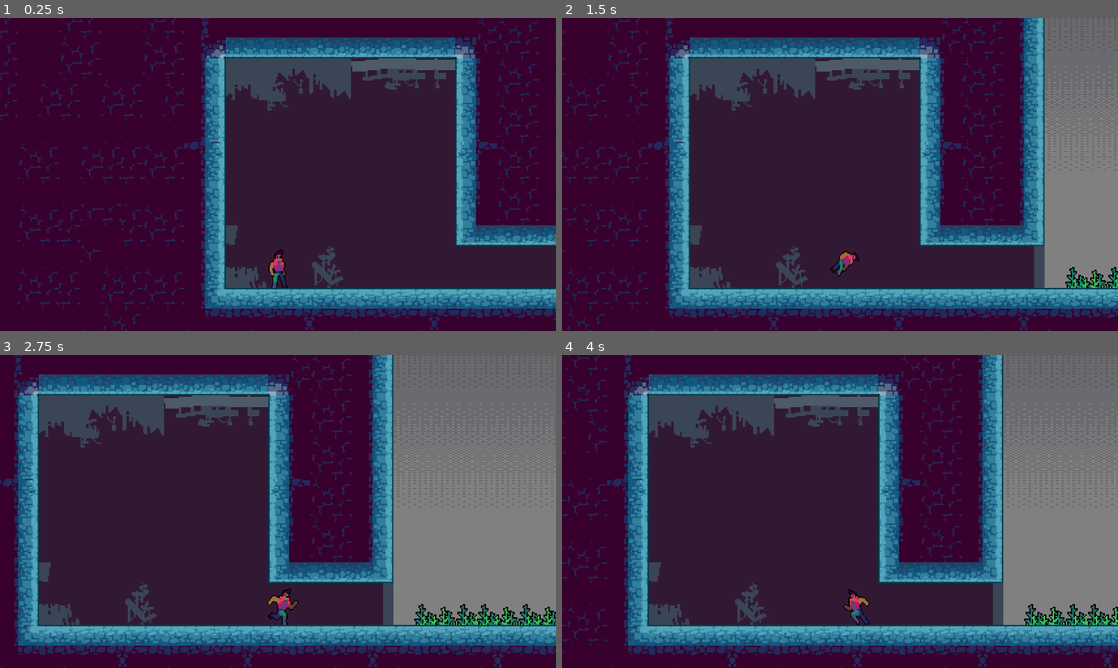
Above: before the commit, frames 1-4 (two rows, left to right).
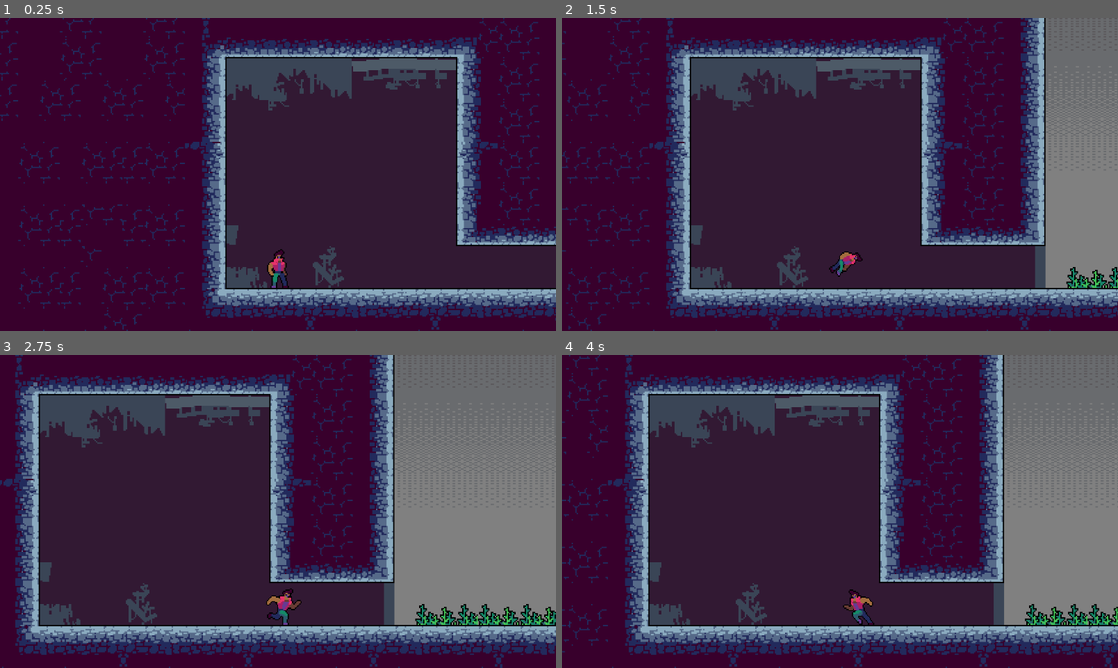
Above: after the commit, the same moments.

Repository: JajoScript/Jermaine
Game: Godot game, scene res://src/levels/Mundo 02/mundo_02.tscn
Same seed, same stepped clock (60 frames per second), same inputs: the game is played once before the commit and once after it. This scene is started directly instead of the project's main scene.
Inputs (mouse positions are in pixels of both pictures, inside the frame that each line leads up to):
- Up to frame 1 (0.25 s): no input
- Up to frame 2 (1.5 s): tap Enter at 0.5 s; move the mouse to (962, 158) at 0.52 s; hold D (move_right) 0.53-1.28 s; tap E (interact) at 0.6, 1.35 s; move the mouse to (728, 190) at 1.27 s; hold S (move_down) from 1.28 s (still down)
- Up to frame 3 (2.75 s): move the mouse to (333, 442) at 2.02 s; release S (move_down) at 2.03 s; hold D (move_right) from 2.03 s (still down); tap E (interact) at 2.1 s
- Up to frame 4 (4 s): move the mouse to (812, 574) at 2.77 s; release D (move_right) at 2.78 s; hold Space (move_up) 2.78-3.53 s; tap E (interact) at 2.85, 3.6 s; move the mouse to (1006, 558) at 3.52 s; hold A (move_left) from 3.53 s (still down)

The runs differ from the first frame. In frame 1, 15% of the frame differs, in the area x 0-100%, y 0-100%; in frame 2, 20%; in frame 3, 21%; in frame 4, 20%.

Commit message:
cambios rapidos

Diff:
--- a/project.godot
+++ b/project.godot
@@ -60,6 +60,8 @@
 [layer_names]
 
 2d_physics/layer_2="interactions"
+2d_physics/layer_3="detections"
+2d_physics/layer_4="attacks"
 
 [rendering]
 
--- a/src/characters/jermaine/jermaine.tscn
+++ b/src/characters/jermaine/jermaine.tscn
@@ -162,6 +162,11 @@
 "name": &"Attack",
 "speed": 5.0
 }, {
+"frames": [],
+"loop": true,
+"name": &"Damage",
+"speed": 5.0
+}, {
 "frames": [{
 "duration": 1.0,
 "texture": SubResource("AtlasTexture_j71fu")
@@ -281,7 +286,7 @@
 [node name="Sprite" type="AnimatedSprite2D" parent="."]
 position = Vector2(11, -7)
 sprite_frames = SubResource("SpriteFrames_a5a7n")
-animation = &"Idle"
+animation = &"Damage"
 
 [node name="CollisionShape2D" type="CollisionShape2D" parent="."]
 shape = SubResource("RectangleShape2D_fp6jq")
@@ -291,7 +296,7 @@
 
 [node name="InteractArea" type="Area2D" parent="Interaction Components"]
 collision_layer = 0
-collision_mask = 2
+collision_mask = 14
 monitorable = false
 
 [node name="InteractCollision" type="CollisionShape2D" parent="Interaction Components/InteractArea"]
@@ -310,5 +315,8 @@
 horizontal_alignment = 1
 vertical_alignment = 1
 
+[node name="Marker2D" type="Marker2D" parent="."]
+position = Vector2(11, 0)
+
 [connection signal="area_entered" from="Interaction Components/InteractArea" to="." method="_on_interact_area_area_entered"]
 [connection signal="area_exited" from="Interaction Components/InteractArea" to="." method="_on_interact_area_area_exited"]
--- /dev/null
+++ b/src/levels/Mundo 02/mundo_02.gd
@@ -0,0 +1,20 @@
+extends Node2D
+
+@onready var enemy = $Kapedrin
+
+# Called when the node enters the scene tree for the first time.
+func _ready():
+	pass # Replace with function body.
+
+
+# Called every frame. 'delta' is the elapsed time since the previous frame.
+func _process(_delta):
+	prepare_enemy()
+
+# Funciones para el enemigo.
+func prepare_enemy():
+	var enemySprite = enemy.get_child(0)
+	enemySprite.play("ATTACK")
+
+	# Girar al enemigo.
+	enemySprite.flip_h = true;
--- a/src/levels/Mundo 02/mundo_02.tscn
+++ b/src/levels/Mundo 02/mundo_02.tscn
@@ -1,8 +1,10 @@
-[gd_scene load_steps=7 format=3 uid="uid://dlqyfq6pidt4s"]
+[gd_scene load_steps=9 format=3 uid="uid://dlqyfq6pidt4s"]
 
+[ext_resource type="Script" path="res://src/levels/Mundo 02/mundo_02.gd" id="1_wye5m"]
 [ext_resource type="PackedScene" uid="uid://ch57627pm4leb" path="res://src/characters/jermaine/jermaine.tscn" id="2_r6m5f"]
 [ext_resource type="Texture2D" uid="uid://drio5n747sfk2" path="res://src/tiles/exclusion_zone/Tileset.png" id="3_fj2ad"]
 [ext_resource type="Script" path="res://src/levels/Mundo 02/Camera2D.gd" id="3_y6n38"]
+[ext_resource type="PackedScene" uid="uid://oy8mhutq330i" path="res://src/sprites/Kapedrin/kapedrin.tscn" id="4_fkjut"]
 [ext_resource type="Texture2D" uid="uid://bitv0okpid4v7" path="res://src/backgrounds/level_02/1.png" id="4_vk3yg"]
 
 [sub_resource type="TileSetAtlasSource" id="TileSetAtlasSource_y1vx5"]
@@ -973,6 +975,7 @@
 sources/0 = SubResource("TileSetAtlasSource_y1vx5")
 
 [node name="Mundo_02" type="Node2D"]
+script = ExtResource("1_wye5m")
 
 [node name="Background" type="Node2D" parent="."]
 
@@ -987,7 +990,6 @@
 [node name="TileMap" type="TileMap" parent="Background"]
 position = Vector2(16, 0)
 tile_set = SubResource("TileSet_cv0mk")
-collision_visibility_mode = 1
 format = 2
 layer_0/tile_data = PackedInt32Array(983043, 65536, 0, 1048579, 65536, 1, 983044, 131072, 0, 1048580, 131072, 1, 983045 …(20142 unchanged characters)…
 layer_1/name = ""
@@ -999,8 +1001,11 @@
 layer_1/tile_data = PackedInt32Array(983039, 851968, 17, 851967, 851968, 15, 327679, 65536, 13, 262150, 983040, 10, 262 …(524 unchanged characters)…
 
 [node name="Jermaine" parent="." instance=ExtResource("2_r6m5f")]
-position = Vector2(40, 225)
-scale = Vector2(0.719999, 0.874826)
+position = Vector2(40, 226)
+scale = Vector2(0.82146, 0.874826)
+
+[node name="Kapedrin" parent="." instance=ExtResource("4_fkjut")]
+position = Vector2(488, 216)
 
 [node name="Camera2D" type="Camera2D" parent="."]
 position = Vector2(246, 153)
--- /dev/null
+++ b/src/sprites/Kapedrin/kapedrin.gd
@@ -0,0 +1,16 @@
+extends Node2D
+
+
+# Called when the node enters the scene tree for the first time.
+func _ready():
+	pass # Replace with function body.
+
+
+# Called every frame. 'delta' is the elapsed time since the previous frame.
+func _process(_delta):
+	pass
+
+
+func _on_mouse_entered():
+	print("Mouse entered")
+	pass # Replace with function body.
--- /dev/null
+++ b/src/sprites/Kapedrin/kapedrin.tscn
@@ -0,0 +1,155 @@
+[gd_scene load_steps=23 format=3 uid="uid://oy8mhutq330i"]
+
+[ext_resource type="Script" path="res://src/sprites/Kapedrin/kapedrin.gd" id="1_nskrr"]
+[ext_resource type="Texture2D" uid="uid://bd35sxx3uu3i7" path="res://src/sprites/Kapedrin/kapedrin_attack.png" id="2_6gn57"]
+[ext_resource type="Texture2D" uid="uid://dmqqaolb1ktu" path="res://src/sprites/Kapedrin/kapedrin_idle.png" id="3_wbpj5"]
+[ext_resource type="Texture2D" uid="uid://cnwpto0o71fs0" path="res://src/sprites/Kapedrin/kapedrin_walk.png" id="4_uryen"]
+[ext_resource type="PackedScene" uid="uid://ces6yobiq4vxp" path="res://src/game components/interactArea/interact_area.tscn" id="5_wd5ic"]
+
+[sub_resource type="AtlasTexture" id="AtlasTexture_wivj2"]
+atlas = ExtResource("2_6gn57")
+region = Rect2(0, 0, 48, 48)
+
+[sub_resource type="AtlasTexture" id="AtlasTexture_t2mxi"]
+atlas = ExtResource("2_6gn57")
+region = Rect2(48, 0, 48, 48)
+
+[sub_resource type="AtlasTexture" id="AtlasTexture_737fo"]
+atlas = ExtResource("2_6gn57")
+region = Rect2(96, 0, 48, 48)
+
+[sub_resource type="AtlasTexture" id="AtlasTexture_l5yis"]
+atlas = ExtResource("2_6gn57")
+region = Rect2(144, 0, 48, 48)
+
+[sub_resource type="AtlasTexture" id="AtlasTexture_5ueeg"]
+atlas = ExtResource("2_6gn57")
+region = Rect2(192, 0, 48, 48)
+
+[sub_resource type="AtlasTexture" id="AtlasTexture_h1off"]
+atlas = ExtResource("2_6gn57")
+region = Rect2(240, 0, 48, 48)
+
+[sub_resource type="AtlasTexture" id="AtlasTexture_t2xix"]
+atlas = ExtResource("3_wbpj5")
+region = Rect2(0, 0, 48, 48)
+
+[sub_resource type="AtlasTexture" id="AtlasTexture_rqnym"]
+atlas = ExtResource("3_wbpj5")
+region = Rect2(48, 0, 48, 48)
+
+[sub_resource type="AtlasTexture" id="AtlasTexture_0y81j"]
+atlas = ExtResource("3_wbpj5")
+region = Rect2(96, 0, 48, 48)
+
+[sub_resource type="AtlasTexture" id="AtlasTexture_2tee7"]
+atlas = ExtResource("3_wbpj5")
+region = Rect2(144, 0, 48, 48)
+
+[sub_resource type="AtlasTexture" id="AtlasTexture_1nmie"]
+atlas = ExtResource("4_uryen")
+region = Rect2(0, 0, 48, 48)
+
+[sub_resource type="AtlasTexture" id="AtlasTexture_n3ahk"]
+atlas = ExtResource("4_uryen")
+region = Rect2(48, 0, 48, 48)
+
+[sub_resource type="AtlasTexture" id="AtlasTexture_sjwba"]
+atlas = ExtResource("4_uryen")
+region = Rect2(96, 0, 48, 48)
+
+[sub_resource type="AtlasTexture" id="AtlasTexture_s80c8"]
+atlas = ExtResource("4_uryen")
+region = Rect2(144, 0, 48, 48)
+
+[sub_resource type="AtlasTexture" id="AtlasTexture_rnh44"]
+atlas = ExtResource("4_uryen")
+region = Rect2(192, 0, 48, 48)
+
+[sub_resource type="AtlasTexture" id="AtlasTexture_avv57"]
+atlas = ExtResource("4_uryen")
+region = Rect2(240, 0, 48, 48)
+
+[sub_resource type="SpriteFrames" id="SpriteFrames_3c25n"]
+animations = [{
+"frames": [{
+"duration": 1.0,
+"texture": SubResource("AtlasTexture_wivj2")
+}, {
+"duration": 1.0,
+"texture": SubResource("AtlasTexture_t2mxi")
+}, {
+"duration": 1.0,
+"texture": SubResource("AtlasTexture_737fo")
+}, {
+"duration": 1.0,
+"texture": SubResource("AtlasTexture_l5yis")
+}, {
+"duration": 1.0,
+"texture": SubResource("AtlasTexture_5ueeg")
+}, {
+"duration": 1.0,
+"texture": SubResource("AtlasTexture_h1off")
+}],
+"loop": true,
+"name": &"ATTACK",
+"speed": 5.0
+}, {
+"frames": [{
+"duration": 1.0,
+"texture": SubResource("AtlasTexture_t2xix")
+}, {
+"duration": 1.0,
+"texture": SubResource("AtlasTexture_rqnym")
+}, {
+"duration": 1.0,
+"texture": SubResource("AtlasTexture_0y81j")
+}, {
+"duration": 1.0,
+"texture": SubResource("AtlasTexture_2tee7")
+}],
+"loop": true,
+"name": &"IDLE",
+"speed": 5.0
+}, {
+"frames": [{
+"duration": 1.0,
+"texture": SubResource("AtlasTexture_1nmie")
+}, {
+"duration": 1.0,
+"texture": SubResource("AtlasTexture_n3ahk")
+}, {
+"duration": 1.0,
+"texture": SubResource("AtlasTexture_sjwba")
+}, {
+"duration": 1.0,
+"texture": SubResource("AtlasTexture_s80c8")
+}, {
+"duration": 1.0,
+"texture": SubResource("AtlasTexture_rnh44")
+}, {
+"duration": 1.0,
+"texture": SubResource("AtlasTexture_avv57")
+}],
+"loop": true,
+"name": &"WALK",
+"speed": 5.0
+}]
+
+[node name="Kapedrin" type="Node2D"]
+script = ExtResource("1_nskrr")
+
+[node name="Sprite" type="AnimatedSprite2D" parent="."]
+sprite_frames = SubResource("SpriteFrames_3c25n")
+animation = &"ATTACK"
+frame_progress = 0.203183
+
+[node name="AttackArea" parent="." instance=ExtResource("5_wd5ic")]
+position = Vector2(-4, 4)
+scale = Vector2(1.60297, 1.19884)
+interact_type = "attack"
+
+[node name="DetectArea" parent="." instance=ExtResource("5_wd5ic")]
+position = Vector2(-11, -14)
+scale = Vector2(10.7443, 3.86792)
+interact_type = "Detect"
Binary file added: src/sprites/Kapedrin/kapedrin_attack.png
Not shown, added: src/sprites/Kapedrin/kapedrin_attack.png.import
Binary file added: src/sprites/Kapedrin/kapedrin_death.png
Not shown, added: src/sprites/Kapedrin/kapedrin_death.png.import
Binary file added: src/sprites/Kapedrin/kapedrin_hurt.png
Not shown, added: src/sprites/Kapedrin/kapedrin_hurt.png.import
Binary file added: src/sprites/Kapedrin/kapedrin_idle.png
Not shown, added: src/sprites/Kapedrin/kapedrin_idle.png.import
Binary file added: src/sprites/Kapedrin/kapedrin_walk.png
Not shown, added: src/sprites/Kapedrin/kapedrin_walk.png.import
